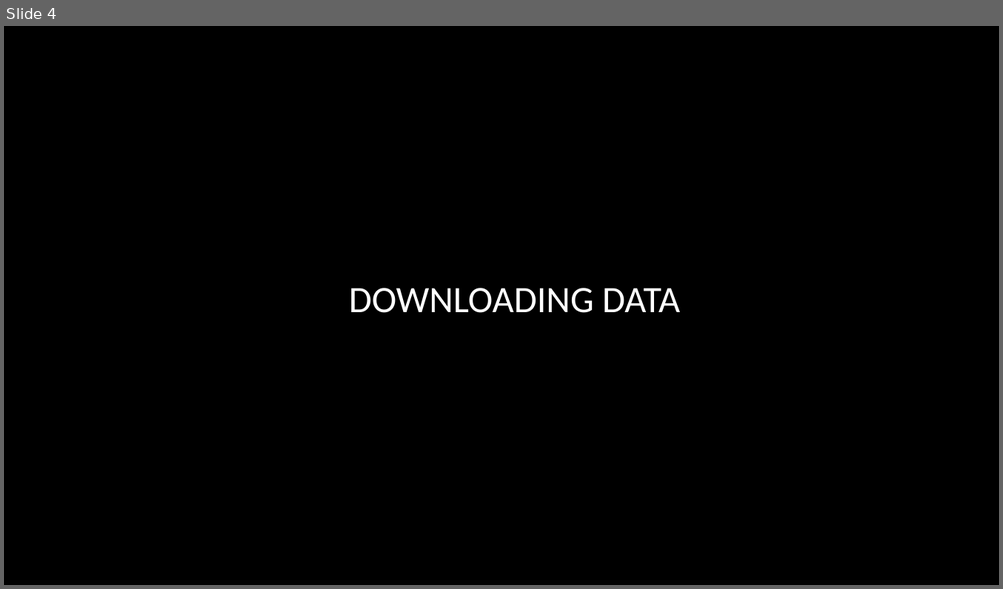
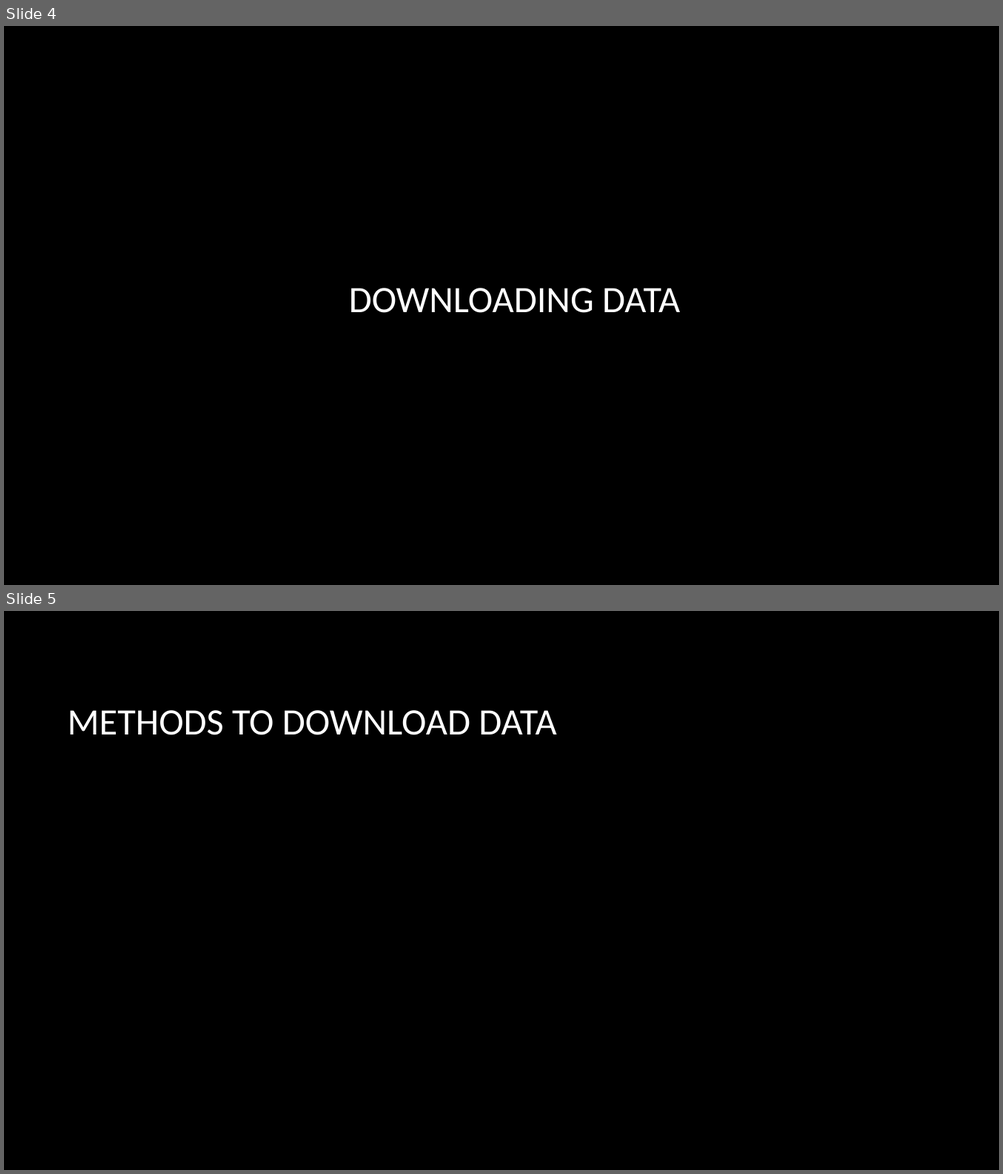
Before and after one commit to smandhai/Astro-Data-Handling-Tutorials, a slide deck: Intro to Astro-data .pptx. Shown one above the other, each under a label of ours: slide 4 before the commit, slides 4 and 5 after it. The pictures are 1003x589 and 1003x1174 pixels, drawn with LibreOffice and Linux fonts; fonts in the diff are those of the drawing; background and template pictures are left out. Boxes give left, top, right and bottom in pixels: in the first picture for what was removed or moved away, otherwise in the second. Text is boxed around its words. In the diff, an @@ line names an element or a change of style, - is before the commit and + after.

```diff
--- a/Intro to Astro-data .pptx
+++ b/Intro to Astro-data .pptx
@@ slide 5 added at [4, 611, 999, 1170], background picture (left out) @@
@@ title added at [68, 710, 556, 735], 36 pt, text #FFFFFF @@
+METHODS TO DOWNLOAD DATA
```
Also in this commit, not shown: 10 other slides added.
